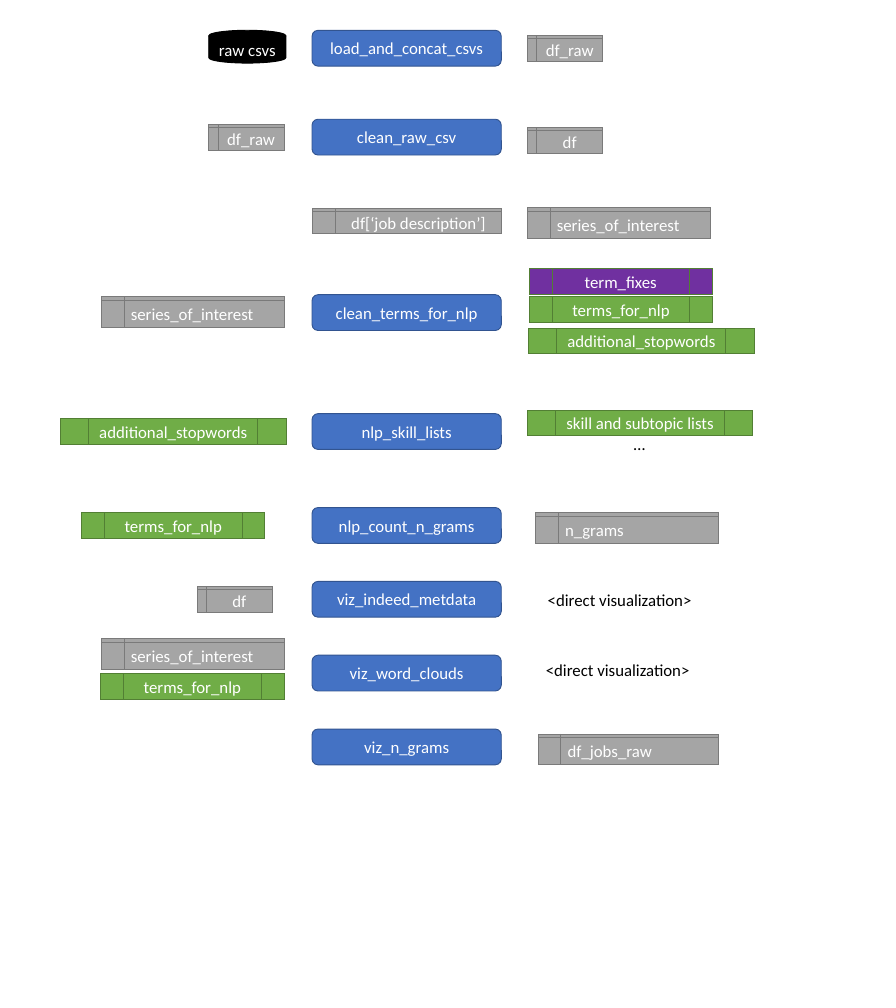
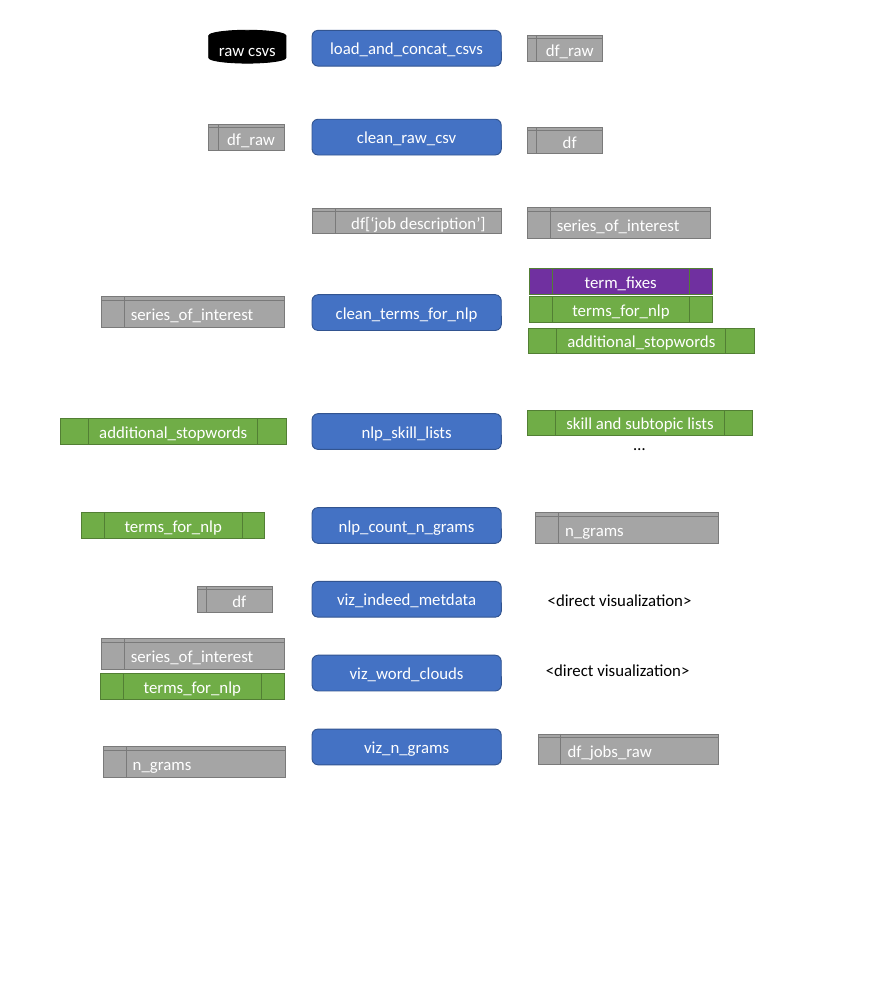
Before and after one commit to carycox97/dse_nlp, a slide deck: slide 1 of nlp_map.pptx (slide 2 before the commit). Drawn at 896x1008 pixels with LibreOffice and Linux fonts; fonts in the diff are those of the drawing. Boxes give left, top, right and bottom in pixels: in the first picture for what was removed or moved away, otherwise in the second. Text is boxed around its words. In the diff, an @@ line names an element or a change of style, - is before the commit and + after.

```diff
--- a/nlp_map.pptx
+++ b/nlp_map.pptx
@@ flow chart internal storage added at [104,747,286,778], fill #A5A5A5, outline #7A7A7A 1 pt, 18 pt, text #FFFFFF @@
+n_grams
```
Also in this commit, not shown: 3 other slides changed, 3 slides added, 2 slides removed, 4 other files.
